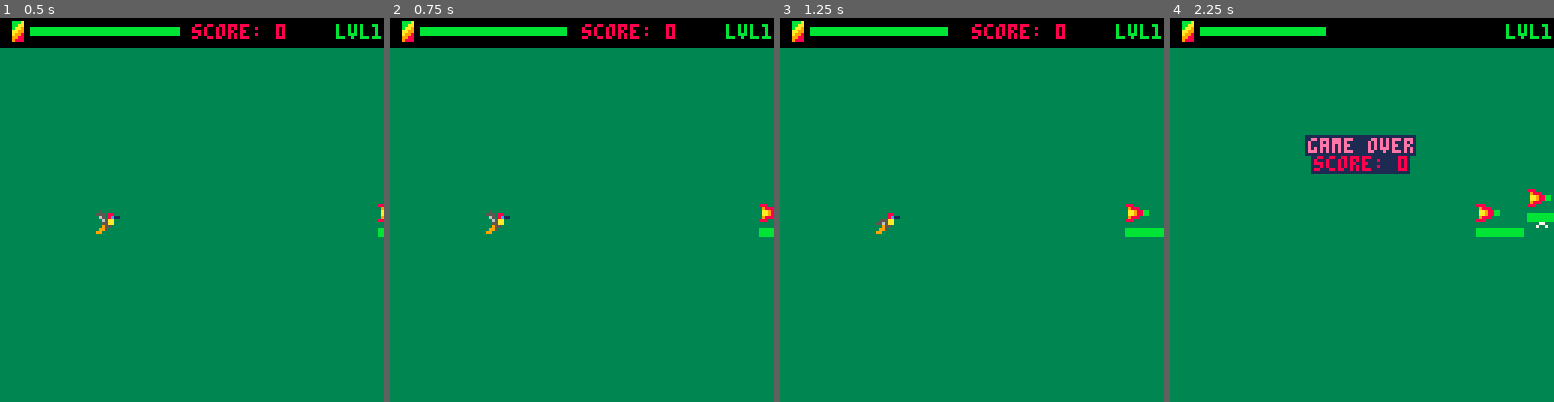
Above: before the commit, frames 1-4 (left to right).
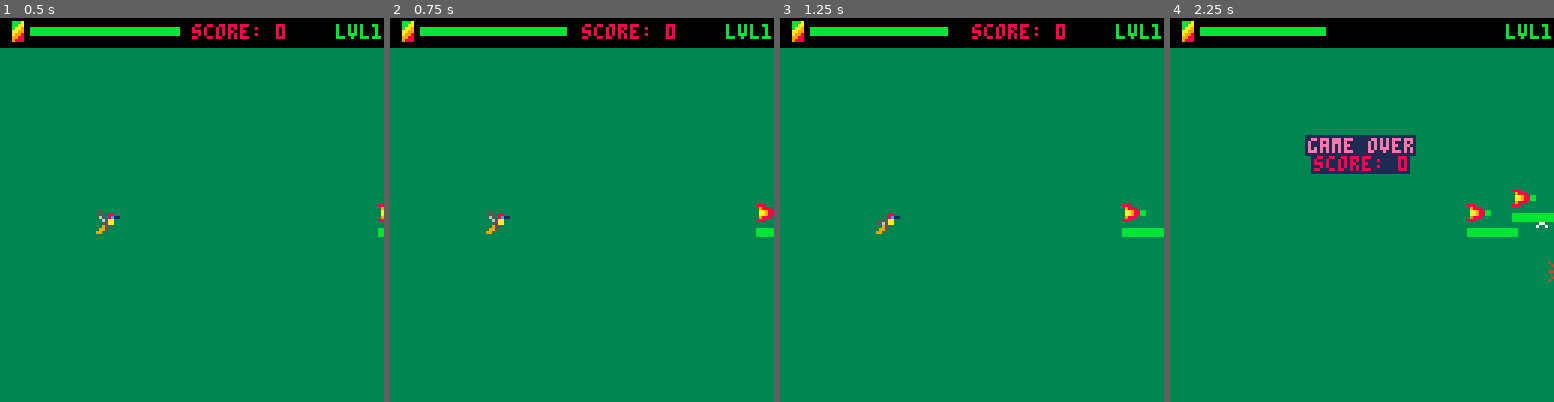
Above: after the commit, the same moments.

Repository: Cuttleshock/PICO-8-projects
Game: PICO-8 cartridge humm.p8
Same seed, same stepped clock (60 frames per second), same inputs: the game is played once before the commit and once after it.
Inputs:
- Up to frame 1 (0.5 s): tap X (X key) at 0.33 s
- Up to frame 2 (0.75 s): tap O (Z key) at 0.7 s
- Up to frame 3 (1.25 s): tap X (X key) at 1.07 s
- Up to frame 4 (2.25 s): hold Right 1.6-2.1 s; tap O (Z key) at 1.7, 2.1 s; tap X (X key) at 1.85 s; hold Up from 2.15 s (still down)

Frame 1 is identical in both runs. In frame 2, 0.1% of the frame differs, in the area x 95-100%, y 48-58%; in frame 3, 0.1%; in frame 4, 0.8%, in the area x 77-100%, y 44-69%.

Commit message:
Scale difficulty with _lvl

Diff:
--- a/humm.p8
+++ b/humm.p8
@@ -176,7 +176,7 @@
 		end
 	end
 	if nextspawn < 0 then
-		if (actorseed < 0.3
+		if (actorseed < 0.3-0.02*_lvl
 		 or pc.juice < 60
 		) then -- todo: and no non
 		-- depleted flower exists?
@@ -184,26 +184,26 @@
 			 juice=80,
 			 x=scrnrt,
 			 y=scrntp+flr(rnd(scrnbt-scrntp-9)),
-			 dx=-0.5,
+			 dx=-0.5-0.05*_lvl,
 			})
 		elseif actorseed < 0.6 then
 			add(npcs,spike{
 			 x=scrnrt,
 			 y=scrntp+flr(rnd(scrnbt-scrntp-8)),
-			 dx=-0.5,
+			 dx=-0.5-0.05*_lvl,
 			})
 		else
-			local _h = 8+flr(rnd(16))
+			local _h = 8+flr(rnd(15+_lvl))
 			add(npcs,block{
 			 x=scrnrt,
 			 y=scrntp+flr(rnd(scrnbt-scrntp-_h)),
-			 dx=-0.5,
+			 dx=-0.5-0.05*_lvl,
 			 w=3,
 			 h=_h,
 			})
 		end
 		actorseed = rnd(1)
-		nextspawn = 20+flr(rnd(20))
+		nextspawn = 20-_lvl+flr(rnd(20-_lvl))
 	end
 end
 
